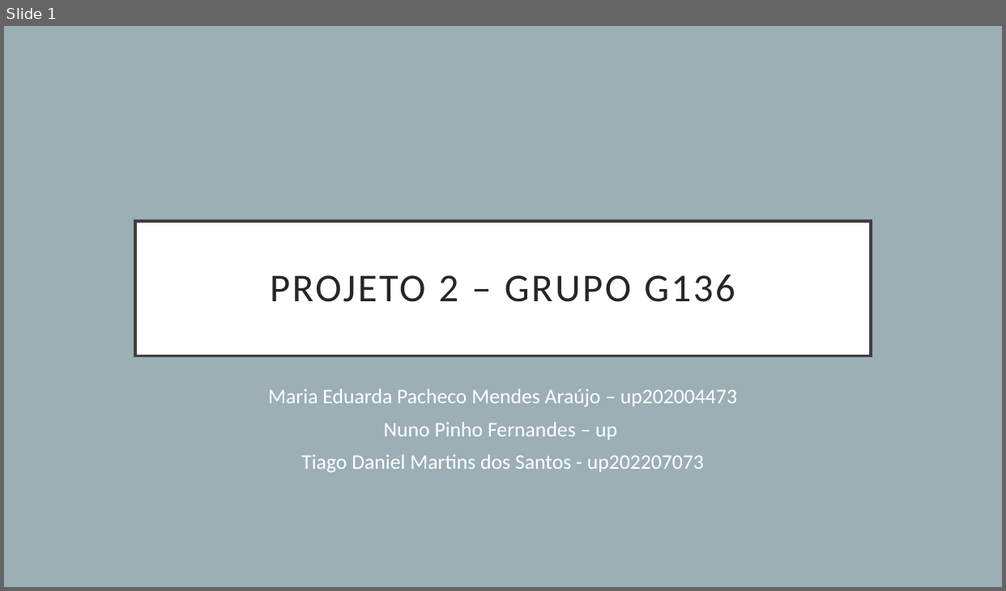
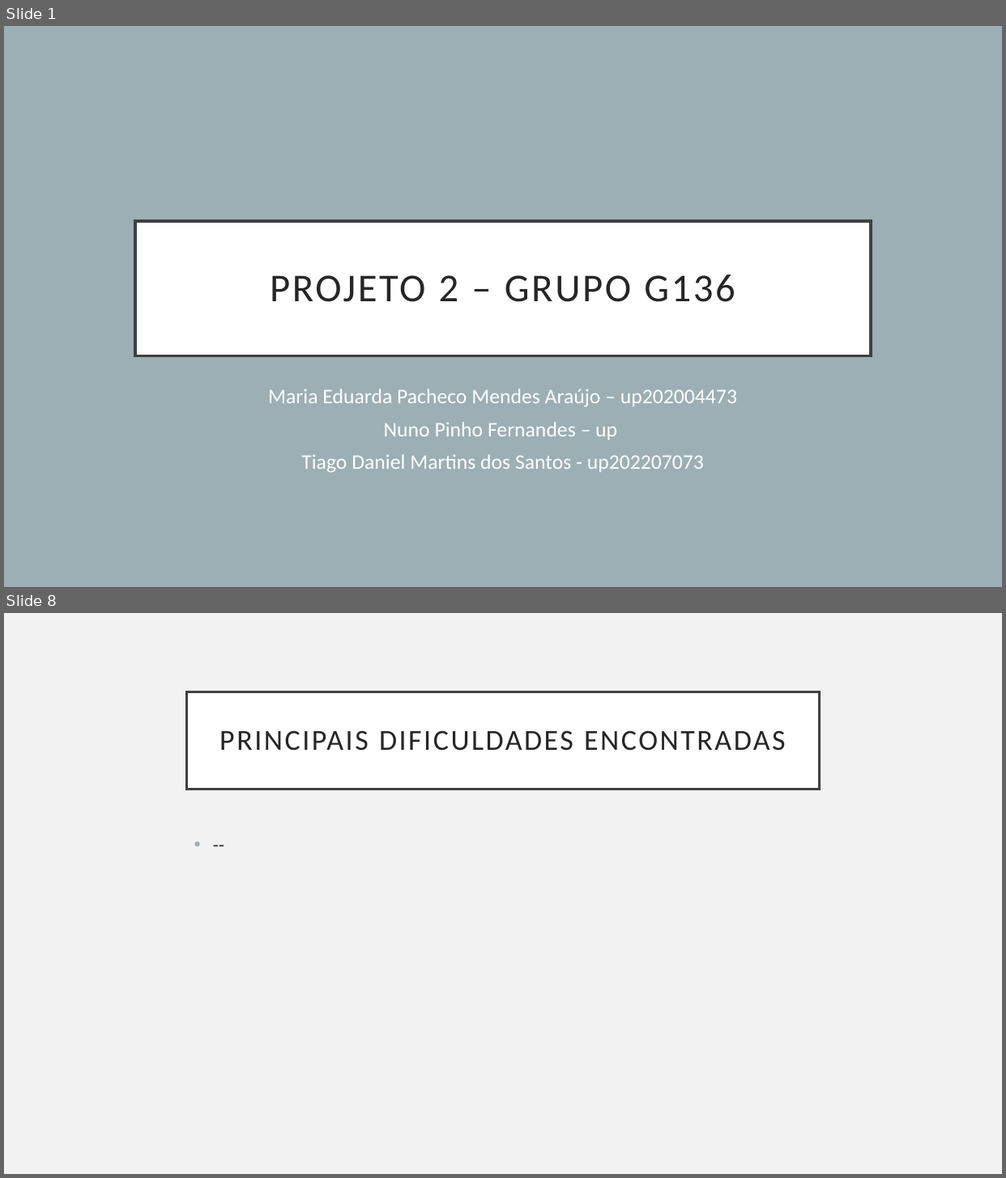
Before and after one commit to Eduarda34/FEUP-AED-23.24-Proj2, a slide deck: Apresentação.pptx. Shown one above the other, each under a label of ours: slide 1 before the commit, slides 1 and 8 after it; the slides between them are not shown. The pictures are 1006x591 and 1006x1178 pixels, drawn with LibreOffice and Linux fonts; fonts in the diff are those of the drawing. Boxes give left, top, right and bottom in pixels: in the first picture for what was removed or moved away, otherwise in the second. Text is boxed around its words. In the diff, an @@ line names an element or a change of style, - is before the commit and + after.

```diff
--- a/Apresentação.pptx
+++ b/Apresentação.pptx
@@ slide 8 added at bbox=[4, 613, 1002, 1174], background #F2F2F2 @@
@@ title added at bbox=[187, 692, 819, 789], fill #FFFFFF, outline #404040 2.5 pt, 28 pt, text #262626 @@
+PRINCIPAIS DIFICULDADES ENCONTRADAS
@@ text added at bbox=[187, 828, 819, 1082], 18 pt, text #262626 @@
+• --
```
Also in this commit, not shown: 6 other slides added, 1 slide removed, 2 other files.
